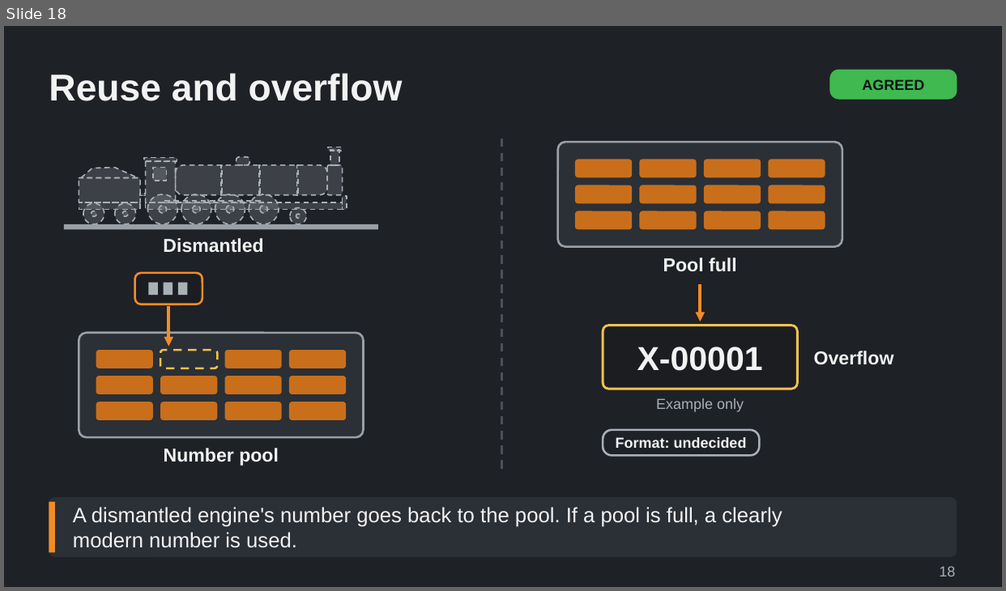
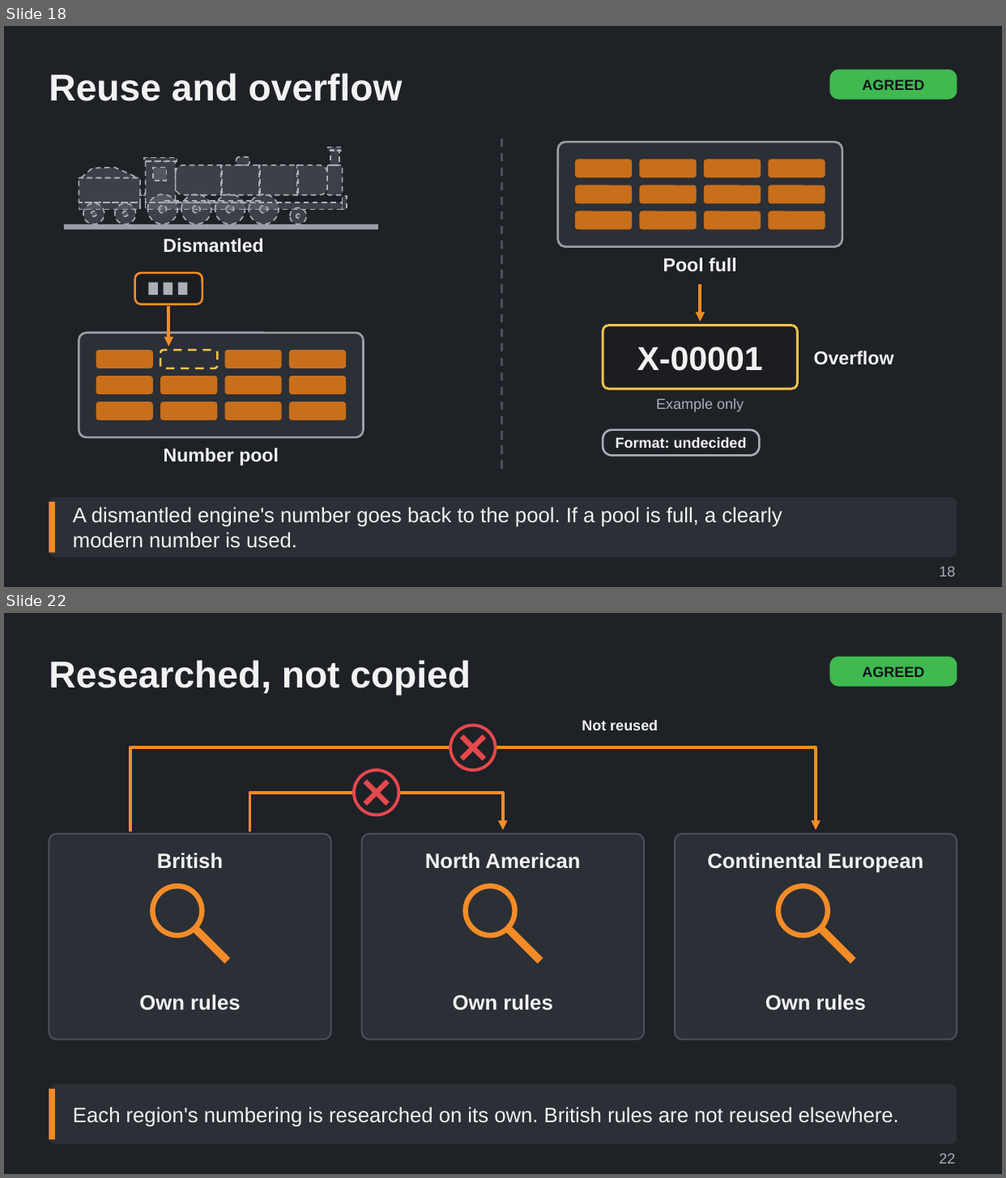
Before and after one commit to Tarenkookoo/Satisfactory---Early-Locomotion, a slide deck: Reporting/Claude Presents/Deck5_Regions_Numbers/Regions_Numbers_and_Fleet_Identity_Explained.pptx. Shown one above the other, each under a label of ours: slide 18 before the commit, slides 18 and 22 after it; the slides between them are not shown. The pictures are 1006x591 and 1006x1178 pixels, drawn with LibreOffice and Linux fonts; fonts in the diff are those of the drawing. Boxes give left, top, right and bottom in pixels: in the first picture for what was removed or moved away, otherwise in the second. Text is boxed around its words. In the diff, an @@ line names an element or a change of style, - is before the commit and + after.

```diff
--- a/Reporting/Claude Presents/Deck5_Regions_Numbers/Regions_Numbers_and_Fleet_Identity_Explained.pptx
+++ b/Reporting/Claude Presents/Deck5_Regions_Numbers/Regions_Numbers_and_Fleet_Identity_Explained.pptx
@@ slide 22 added at [4, 613, 1002, 1174], background #1E2126 @@
@@ title added at [49, 660, 471, 696], 36 pt, text #F2F2F2, bold @@
+Researched, not copied
@@ rounded rectangle added at [829, 657, 957, 687], fill #3FB950, 14 pt, text #101418, bold @@
+AGREED
@@ group added at [49, 720, 957, 1040]: 7 texts, 7 lines, 5 ellipses, 3 rounded rectangles, 2 freeform shapes @@
+British
+Own rules
+North American
+Own rules
+Continental European
+Own rules
+Not reused
@@ rounded rectangle added at [49, 1084, 957, 1144], fill #2B2F36 @@
@@ rectangle added at [49, 1089, 55, 1140], fill #F28C28 @@
@@ text added at [73, 1107, 899, 1127], 20 pt, text #F2F2F2 @@
+Each region's numbering is researched on its own. British rules are not reused elsewhere.
@@ text added at [939, 1153, 955, 1164], 14 pt, text #A9B0B8 @@
+22
```
Also in this commit, not shown: 1 slide changed, 7 other slides added, 5 other files.
